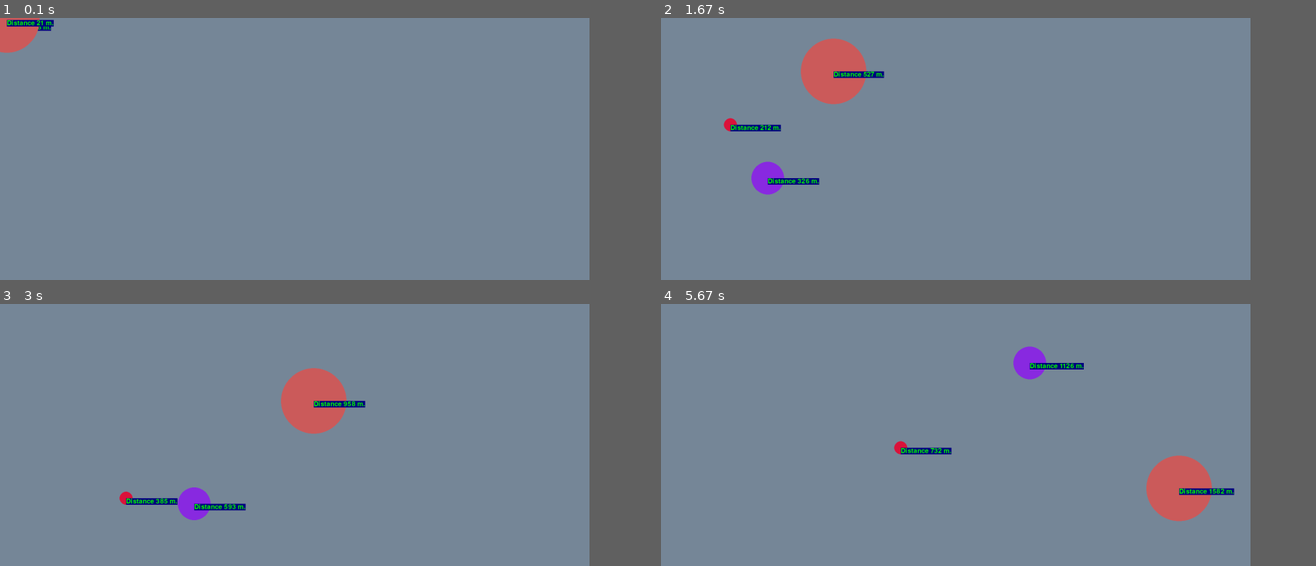
Above: before the commit, frames 1-4 (two rows, left to right).
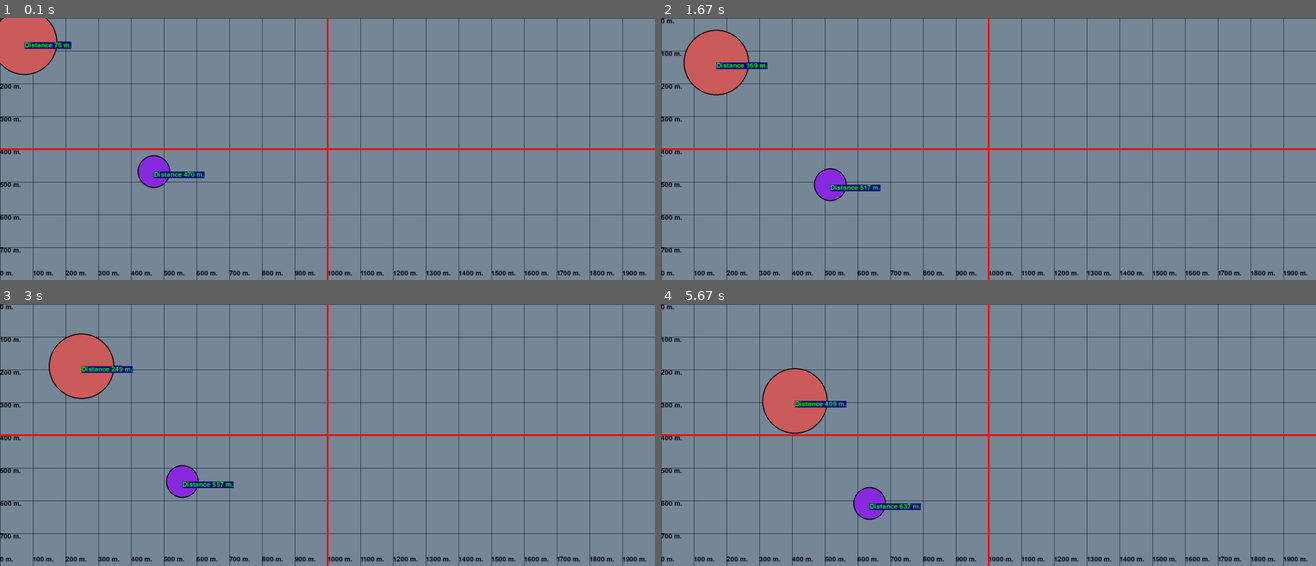
Above: after the commit, the same moments.

Repository: Ghasak/Motion_Fundamentals
Game: pygame game, started from src/E1_Diagonal_movement.py
Same seed, same stepped clock (60 frames per second), same inputs: the game is played once before the commit and once after it.
Inputs:
- Up to frame 1 (0.1 s): no input
- Up to frame 2 (1.67 s): no input
- Up to frame 3 (3 s): no input
- Up to frame 4 (5.67 s): no input
In our replay, the window is 810x360 before the commit and 900x360 after it. These sizes can differ from the game's own. Grey fills any space a smaller window leaves; there, only what the larger window draws over its background counts as a difference.

The runs differ from the first frame. In frame 1, 7.9% of the frame differs, in the area x 0-100%, y 0-100%; in frame 2, 12%; in frame 3, 11%; in frame 4, 12%.

Commit message:
Now the E1 is a template - Working very well

Diff:
--- a/src/E1_Diagonal_movement.py
+++ b/src/E1_Diagonal_movement.py
@@ -25,16 +25,19 @@
 import pygame
 from pygame.locals import *
 from sys import exit
+import random
 
 # --------------------------------------------------------
 # define the RGB value for white,
 #  green, blue colour .
 white = (255, 255, 255)
+black = (0  , 0  ,0   )
 green = (0, 255, 0)
 blue  = (0, 0, 128)
 red   = (255, 0, 0)
 aquamarine = (0, 140, 255)
 colors = [(119,136,153),(220,20,60),(138,43,226),(205,92,92)]
+color_blinking = [(119,136,153),(119,136,153),(119,136,153),red, red,red]
 pygame.font.init() # you have to call this at the start,
                    # if you want to use this module.
 myfont = pygame.font.SysFont('SF Mono', 30)
@@ -45,15 +48,18 @@
         self.y = y
         self.size = size
         self.color = color
-        self.thickness = 0 # 1 to not fill, and 0 to fill
+        self.thickness = 3 # 1 to not fill, and 0 to fill
         self.VELOCITY_X = VELOCITY_X
         self.VELOCITY_Y = VELOCITY_Y
 
 
     def display(self):
-        pygame.draw.circle(screen, self.color, (int(self.x), int(self.y)), self.size, self.thickness)
+        pygame.draw.circle(screen, self.color, (int(self.x), int(self.y)), self.size, 0)
+        pygame.draw.circle(screen, black, (int(self.x), int(self.y)), self.size, self.thickness)
         self.distance_traveled_label = myfont.render(f"Distance {int(self.x)} m.", True, green, blue)
         screen.blit(self.distance_traveled_label,(self.x,self.y))
+
+
 
     def move(self, time_passed):
         self.time_passed = time_passed
@@ -68,11 +74,25 @@
             self.VELOCITY_Y = -1 * self.VELOCITY_Y
         return self.x, self.y,self.VELOCITY_X,self.VELOCITY_Y
 
+class Environment():
+    def centerlines():
+        for i in range(100):
+            #pygame.draw.line(screen, black, (0, i*100), (i*100, HEIGHT), 5)
+            pygame.draw.line(screen,black, (0,i*100), (WIDTH,i*100),1)
+            pygame.draw.line(screen,black, (i*100,0), (i*100,HEIGHT),1)
+            x_label = myfont.render(f"{int(i*100)} m.", True, black)
+            y_label = myfont.render(f"{int(i*100)} m.", True, black)
+            screen.blit(x_label,(0,i*100))
+            screen.blit(y_label,((i*100,HEIGHT-30)))
+        pygame.draw.line(screen,red, (0,HEIGHT/2), (WIDTH,HEIGHT/2),5)
+        pygame.draw.line(screen,red, (WIDTH/2,0), (WIDTH/2, HEIGHT),5)
 
-WIDTH = 1800
+
+
+WIDTH = 2000
 HEIGHT = 800
 screen = pygame.display.set_mode((WIDTH, HEIGHT))
-screen.fill(colors[0])
+#screen.fill(colors[0])
 #background = pygame.image.load(BACKGROUND_IMAGE_FILENAME).convert()
 
 
@@ -80,27 +100,32 @@
     # --------------------------------------------------------
     # Our clock object
     clock = pygame.time.Clock()
-    vxa,vya  = [130,200]
-    vxb,vyb  = [200,300]
-    vxc,vyc  = [323,100]
-    xa = ya = xb = yb = xc = yc = 0
+    vxa,vya  = [50,40]
+    vxb,vyb  = [30,25]
+    vxc,vyc  = [60,40]
+    xa = ya =  500 * random.random()
+    xb = yb =  1000 * random.random()
+    xc = yc =  200 * random.random()
     # Creating your particles with initial conditions
-    a = Particle(xa, ya, 20,colors[1],vxa,vya)
+
     b = Particle(xb,yb, 50, colors[2],vxb,vyb)
     c = Particle(xc,yc, 100, colors[3],vxc,vyc)
+
     # --------------------------------------------------------
     while True:
         for event in pygame.event.get():
             if event.type == QUIT:
                 exit()
         screen.fill(colors[0])
+        Environment.centerlines()
         # screen.set_colorkey((255,0,255))
         # screen.set_alpha(1)
         time_passed = clock.tick(60)  # This is a timer ,In a 1000 millesecond / 60 (max frame) = no. of
-
+        a = Particle(xa, ya, 20,random.choice(color_blinking) ,vxa,vya)
         a.display()
         b.display()
         c.display()
+
         xa,ya,vxa,vya  = a.move(time_passed)
         xb,yb,vxb,vyb  = b.move(time_passed)
         xc,yc,vxc,vyc  = c.move(time_passed)
